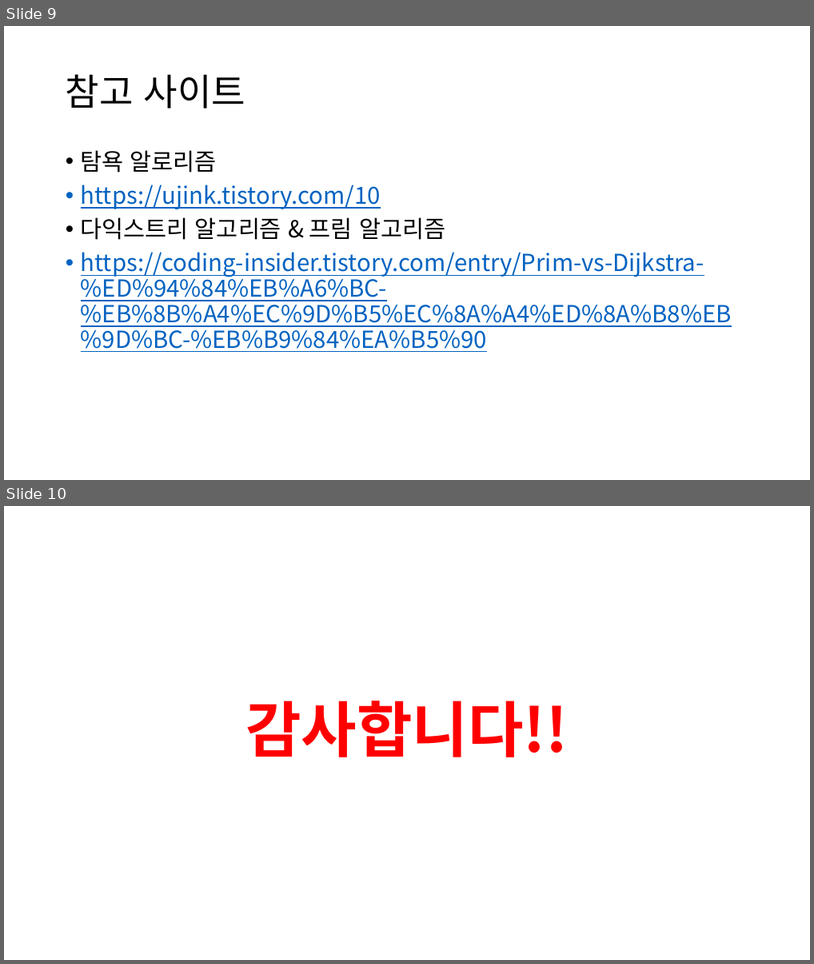
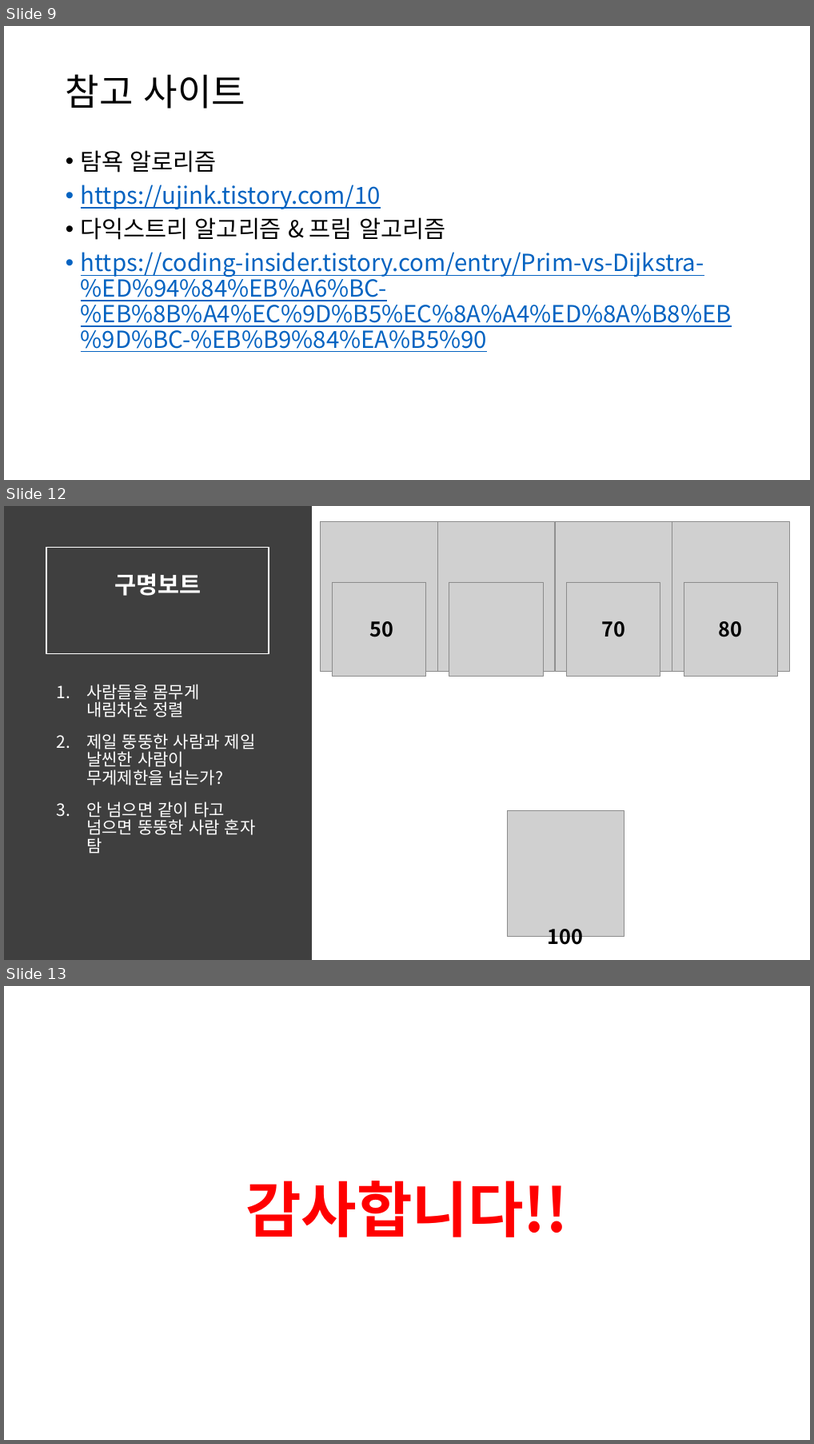
Before and after one commit to Smart-IoT-Lab/study-for-algorithm, a slide deck: minky/10주차/그리디발표.pptx. Shown one above the other, each under a label of ours: slides 9 and 10 before the commit, slides 9, 12 and 13 after it; the slides between them are not shown. The pictures are 814x964 and 814x1444 pixels, drawn with LibreOffice and Linux fonts; fonts in the diff are those of the drawing; grey boxes stand for pictures; background and template pictures are left out. Boxes give left, top, right and bottom in pixels: in the first picture for what was removed or moved away, otherwise in the second. Text is boxed around its words. In the diff, an @@ line names an element or a change of style, - is before the commit and + after.

```diff
--- a/minky/10주차/그리디발표.pptx
+++ b/minky/10주차/그리디발표.pptx
@@ slide 12 added at (4,506,810,960), background #FFFFFF @@
@@ rectangle added at (4,506,312,960), fill #3F3F3F @@
@@ picture added at (320,522,438,671) @@
@@ picture added at (438,522,555,671) @@
@@ picture added at (555,522,673,671) @@
@@ picture added at (673,522,790,671) @@
@@ title added at (46,547,269,654), outline #FFFFFF 1.5 pt, 28 pt, text #FFFFFF, bold @@
+구명보트
@@ picture added at (332,582,426,676) @@
@@ picture added at (333,582,426,676) @@
@@ picture added at (450,582,543,676) @@
@@ picture added at (567,582,661,676) @@
@@ picture added at (685,582,778,676) @@
@@ text added at (370,621,394,637), 24 pt, text #000000, bold @@
+50
@@ text added at (602,621,626,637), 24 pt, text #000000, bold @@
+70
@@ text added at (719,621,743,637), 24 pt, text #000000, bold @@
+80
@@ text added at (86,684,256,853), 20 pt, text #FFFFFF @@
+1. 사람들을 몸무게 내림차순 정렬
+2. 제일 뚱뚱한 사람과 제일 날씬한 사람이 무게제한을 넘는가?
+3. 안 넘으면 같이 타고 넘으면 뚱뚱한 사람 혼자 탐
@@ picture added at (507,810,624,936) @@
@@ text added at (548,928,584,949), 24 pt, text #000000, bold @@
+100
@@ what was slide 10 is now slide 13 @@
```
Also in this commit, not shown: 2 other slides added.
